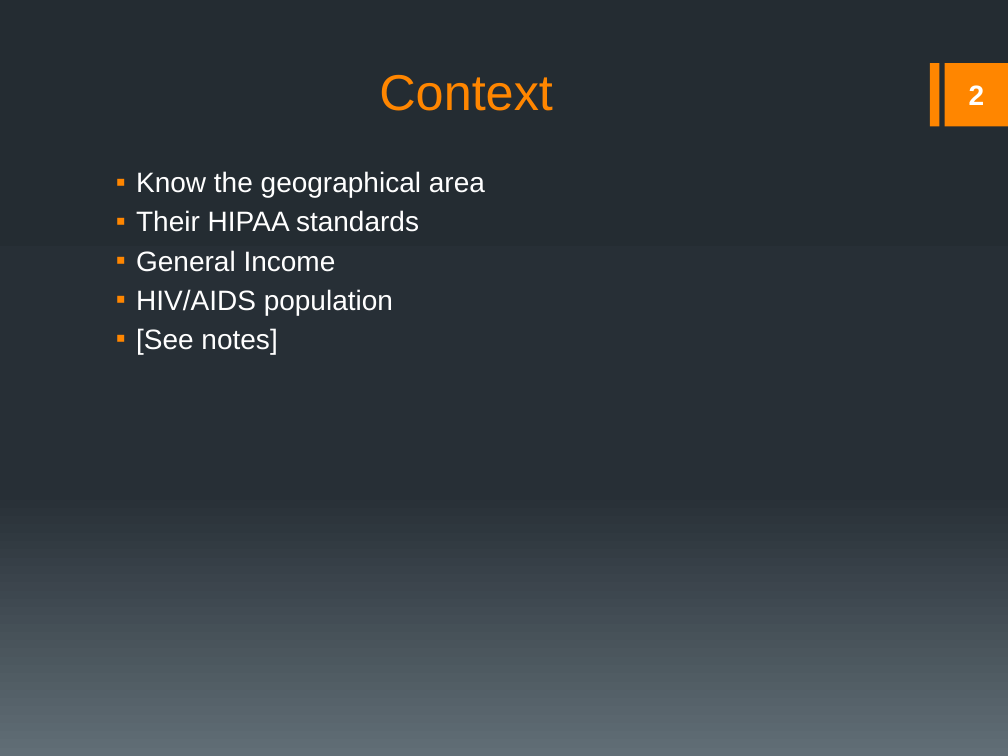
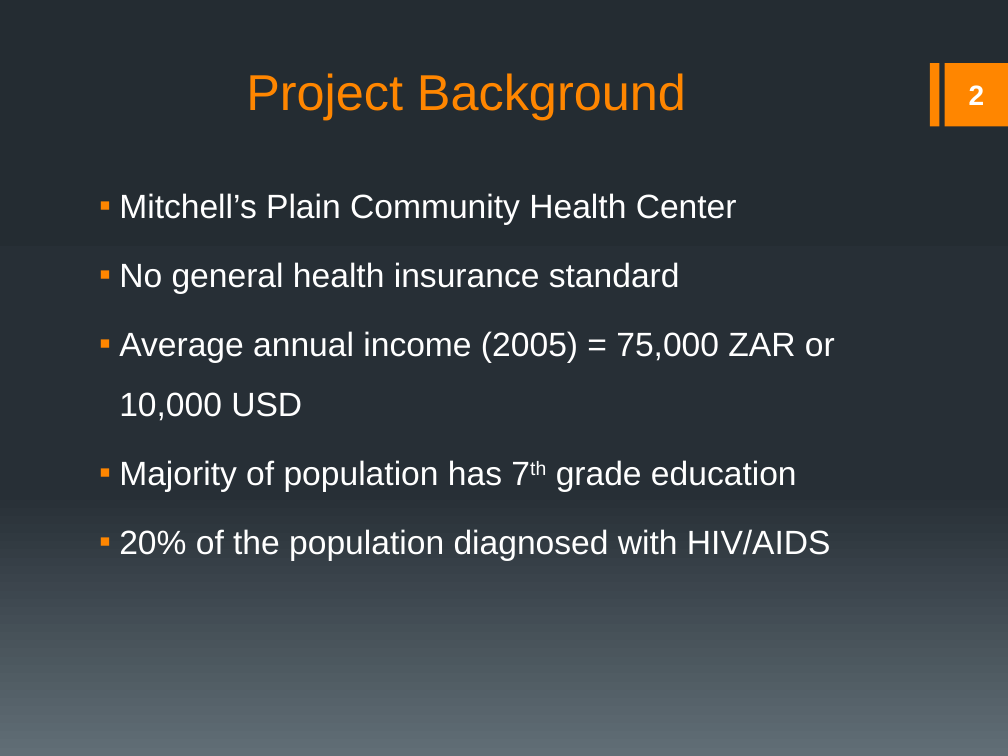
Before and after one commit to rmkane/semrs, a slide deck: slide 2 of Documentation/Final_Presentation.pptx. Drawn at 1008x756 pixels with LibreOffice and Linux fonts; fonts in the diff are those of the drawing. Boxes give left, top, right and bottom in pixels: in the first picture for what was removed or moved away, otherwise in the second. Text is boxed around its words. In the diff, an @@ line names an element or a change of style, - is before the commit and + after.

```diff
--- a/Documentation/Final_Presentation.pptx
+++ b/Documentation/Final_Presentation.pptx
@@ title at bbox=[246, 73, 686, 120]: text changed @@
-Context
+Project Background
@@ text at bbox=[119, 193, 835, 561]: text changed; size 20 to 24 pt @@
-▪ Know the geographical area
-▪ Their HIPAA standards
-▪ General Income
-▪ HIV/AIDS population
-▪ [See notes]
+▪ Mitchell’s Plain Community Health Center
+▪ No general health insurance standard
+▪ Average annual income (2005) = 75,000 ZAR or 10,000 USD
+▪ Majority of population has 7th grade education
+▪ 20% of the population diagnosed with HIV/AIDS
```
Also in this commit, not shown: 8 other slides changed, 2 slides removed, 4 other files.
